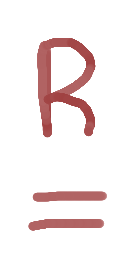
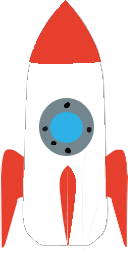
Layer changes from the first 128×256 image to the second:
painted on "Paint Layer 1" over <box>0,0,128,250</box>
added layer "root Merged" (1st of 4) above "root Merged" over <box>25,0,106,127</box>
added layer "root Merged" (2nd of 4) above "root Merged" over <box>0,69,128,250</box>
added layer "root Merged" (3rd of 4) above "root Merged" over <box>0,69,128,250</box>
added layer "root Merged" (4th of 4) over <box>0,5,128,250</box>
